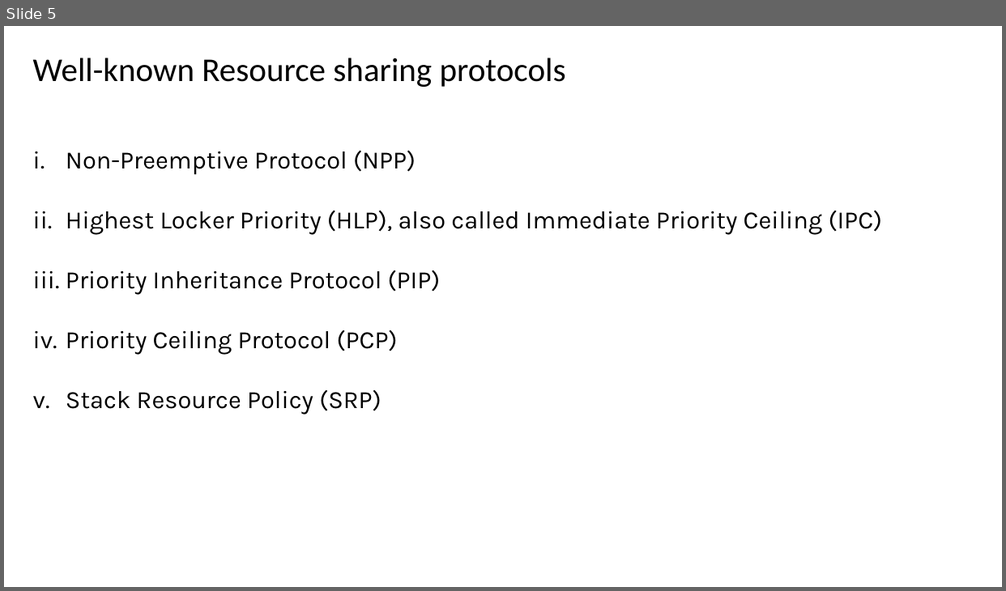
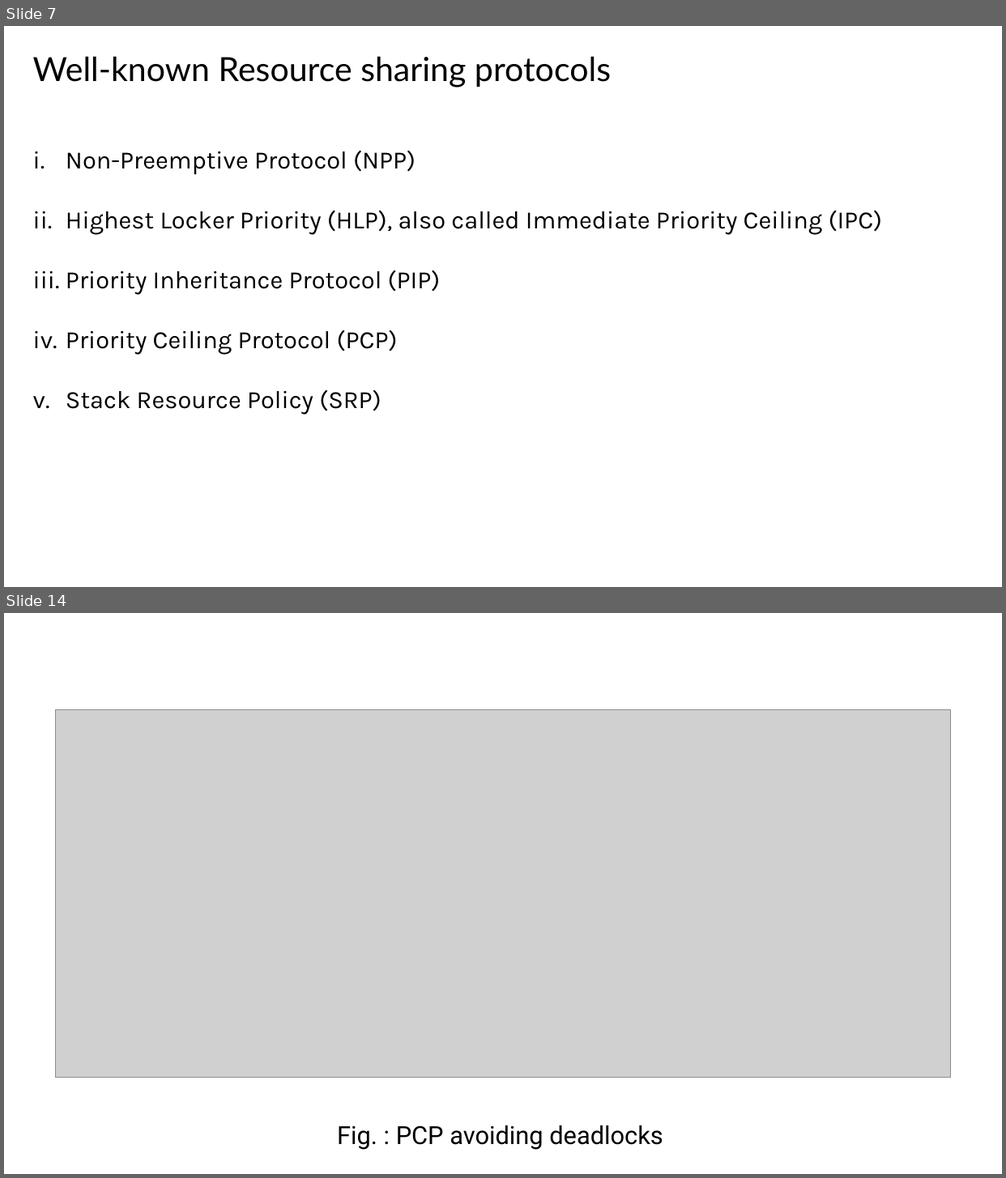
Before and after one commit to raihan4hshl/RTS_seminar, a slide deck: Seminar Paper on Resource Access Protocols.odp. Shown one above the other, each under a label of ours: slide 5 before the commit, slides 7 and 14 after it; the slides between them are not shown. The pictures are 1006x591 and 1006x1178 pixels, drawn with LibreOffice and Linux fonts; fonts in the diff are those of the drawing; grey boxes stand for pictures. Boxes give left, top, right and bottom in pixels: in the first picture for what was removed or moved away, otherwise in the second. Text is boxed around its words. In the diff, an @@ line names an element or a change of style, - is before the commit and + after.

```diff
--- a/Seminar Paper on Resource Access Protocols.odp
+++ b/Seminar Paper on Resource Access Protocols.odp
@@ slide 14 added at bbox=[4, 613, 1002, 1174], background #FFFFFF @@
@@ picture added at bbox=[55, 710, 950, 1077] @@
@@ text added at bbox=[337, 1126, 663, 1150], 24 pt, text #000000 @@
+Fig. : PCP avoiding deadlocks
@@ what was slide 5 is now slide 7 @@
@@ slide 7 changed as well @@
@@ text "Well-known Resource sharing protocols" at bbox=[33, 56, 611, 88]: font Calibri to Lato @@
```
Also in this commit, not shown: 4 other slides changed, 12 other slides added.
